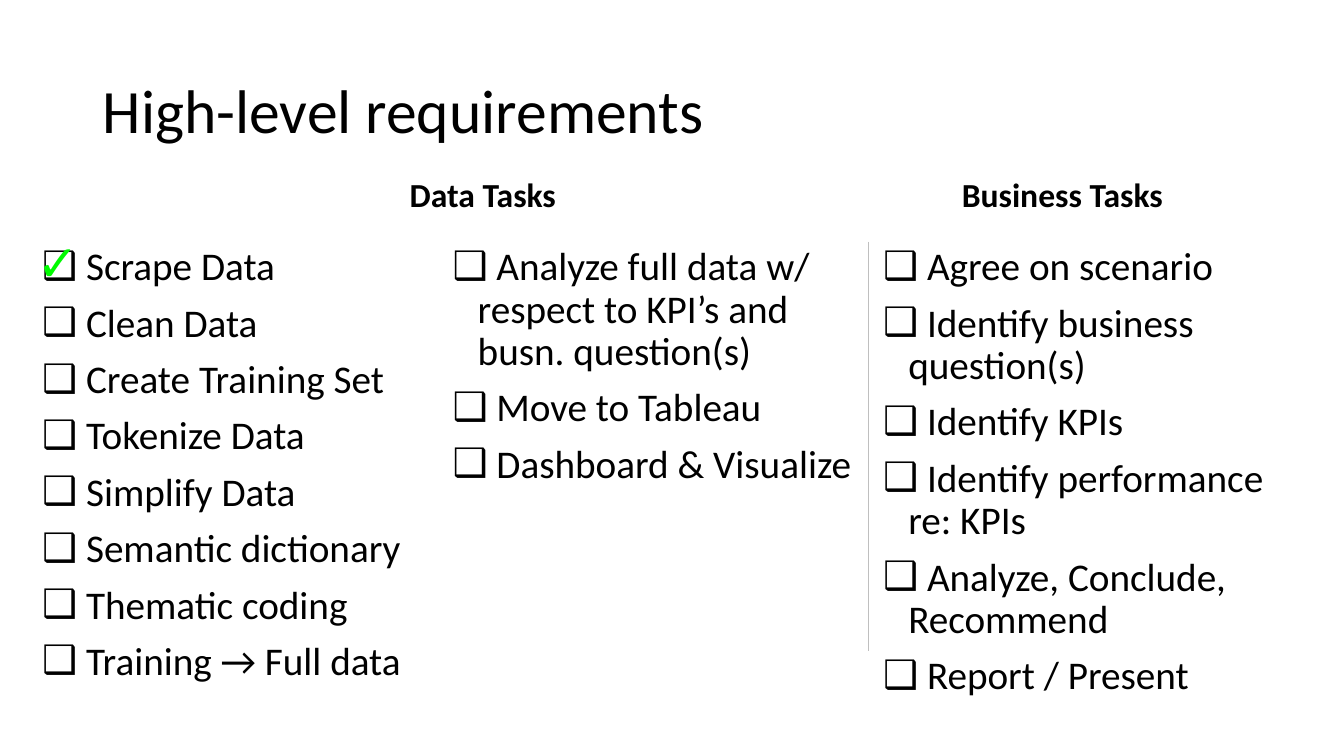
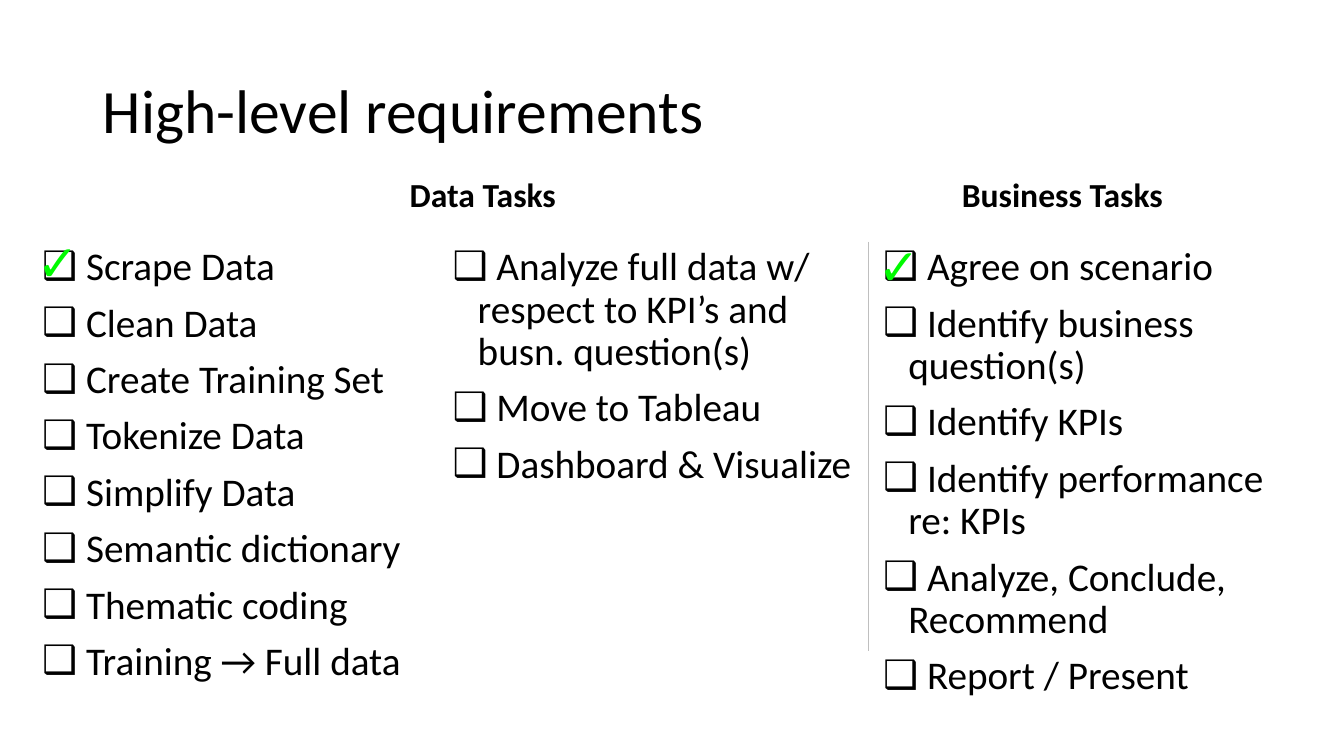
Before and after one commit to ahgraber/AmazonSemantics, a slide deck: slide 13 of MIS612 Project Busn Analysis.pptx. Drawn at 1344x756 pixels with LibreOffice and Linux fonts; fonts in the diff are those of the drawing. Boxes give left, top, right and bottom in pixels: in the first picture for what was removed or moved away, otherwise in the second. Text is boxed around its words. In the diff, an @@ line names an element or a change of style, - is before the commit and + after.

```diff
--- a/MIS612 Project Busn Analysis.pptx
+++ b/MIS612 Project Busn Analysis.pptx
@@ text added at <box>868,231,940,302</box>, 36 pt, text #00FA00 @@
+✓
```
Also in this commit, not shown: 5 other slides changed, 1 slide removed, 3 other files.
